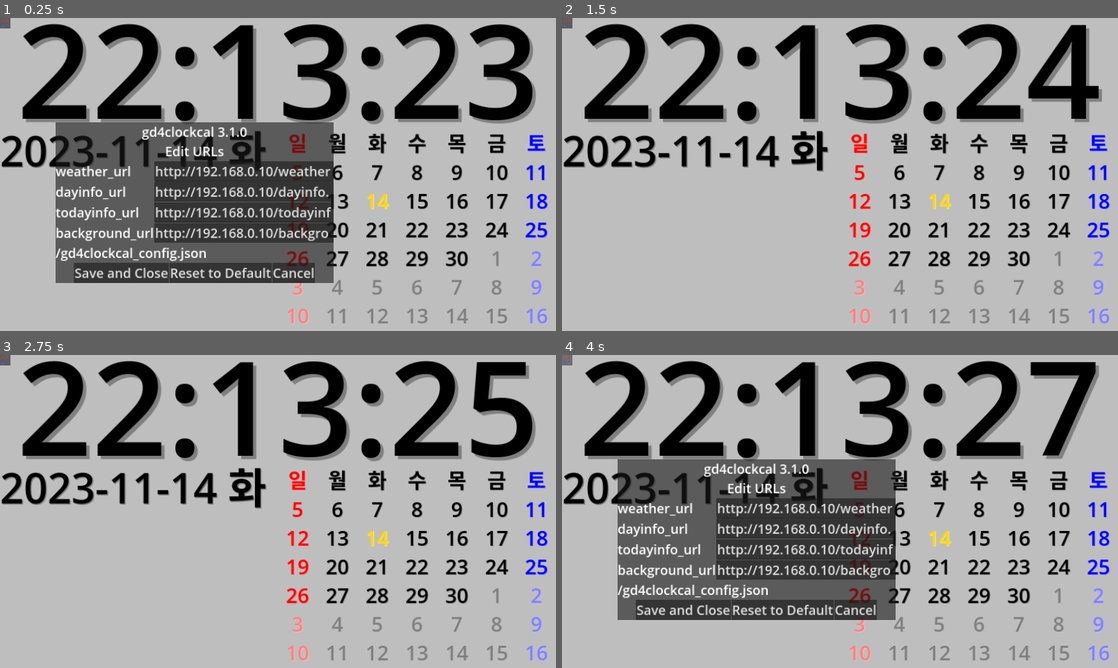
Above: before the commit, frames 1-4 (two rows, left to right).
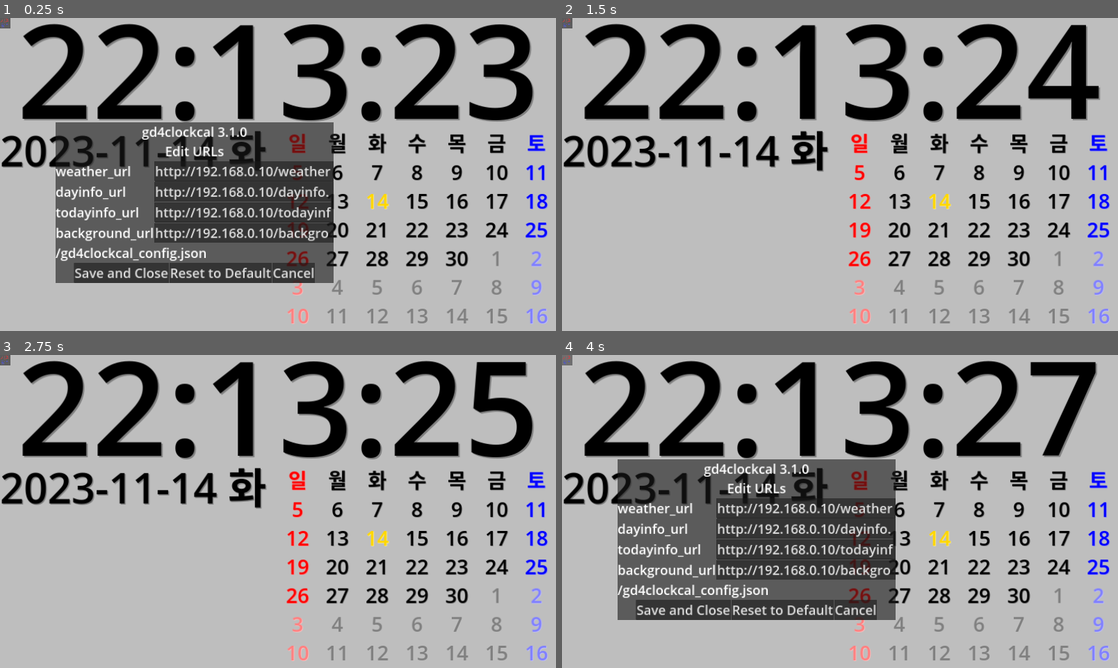
Above: after the commit, the same moments.

Repository: kasworld/gd4clockcal
Game: Godot game, scene res://main.tscn
Same seed, same stepped clock (60 frames per second), same inputs: the game is played once before the commit and once after it.
Inputs (mouse positions are in pixels of both pictures, inside the frame that each line leads up to):
- Up to frame 1 (0.25 s): no input
- Up to frame 2 (1.5 s): tap Enter at 0.5 s; click "Cancel" at 1.25 s
- Up to frame 3 (2.75 s): no input
- Up to frame 4 (4 s): tap Space at 2.75 s; click (567, 361) at 3.5 s

The runs differ from the first frame. In frame 1, 1.5% of the frame differs, in the area x 4-97%, y 2-34%; in frame 2, 1.6%, in the area x 4-98%, y 2-34%; in frame 3, 1.5%; in frame 4, 1.5%.
Error in both runs: Attempt to call function 'store_line' in base 'null instance' on a null instance. (res://config.gd:29)

Commit message:
update offset

Diff:
--- a/global.gd
+++ b/global.gd
@@ -54,8 +54,10 @@
 	label_settings.font_size = font_size
 	label_settings.shadow_color = co2
 	var offset = font_size /40
-	if offset < 1 :
-		offset = 1
+	if offset < 3 :
+		offset = 3
+	if offset > 10 :
+		offset = 10
 	label_settings.shadow_offset = Vector2(offset,offset)
 	return label_settings
 
